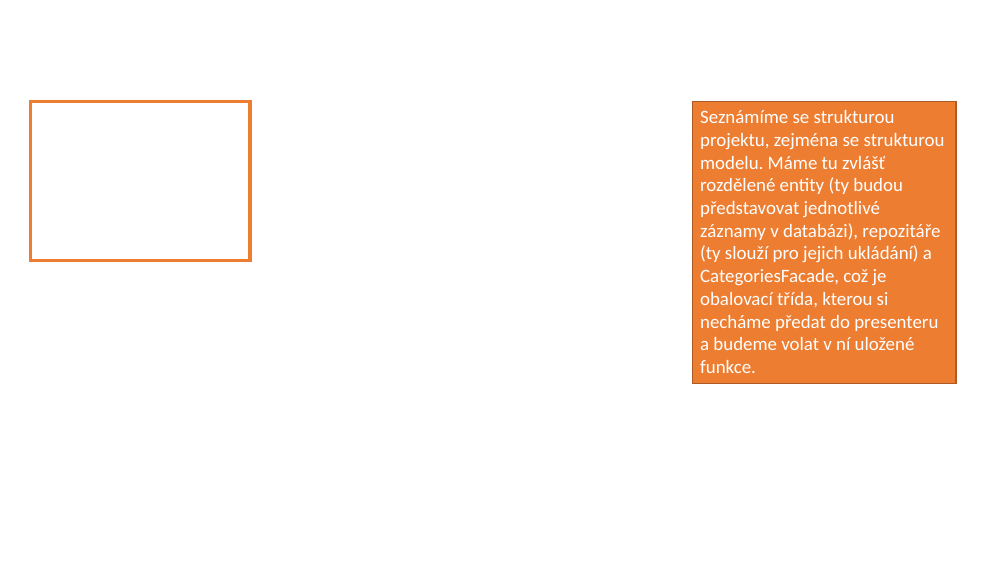
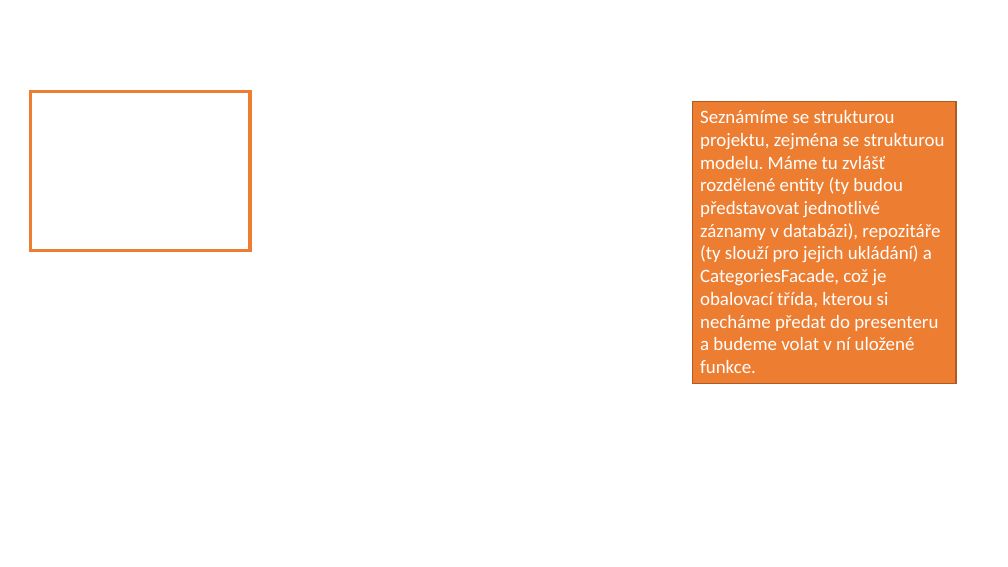
Before and after one commit to 4iz571/cviceni, a slide deck: slide 4 of 03-model/notes-leanmapper-reseni.pptx. Drawn at 1008x567 pixels with LibreOffice and Linux fonts; fonts in the diff are those of the drawing; background and template pictures are left out. Boxes give left, top, right and bottom in pixels: in the first picture for what was removed or moved away, otherwise in the second. Text is boxed around its words. In the diff, an @@ line names an element or a change of style, - is before the commit and + after.

```diff
--- a/03-model/notes-leanmapper-reseni.pptx
+++ b/03-model/notes-leanmapper-reseni.pptx
@@ rectangle: place and size @@
-rectangle at (30,101,250,261)
+rectangle at (30,91,250,251)
```
Also in this commit, not shown: 7 slides added.
